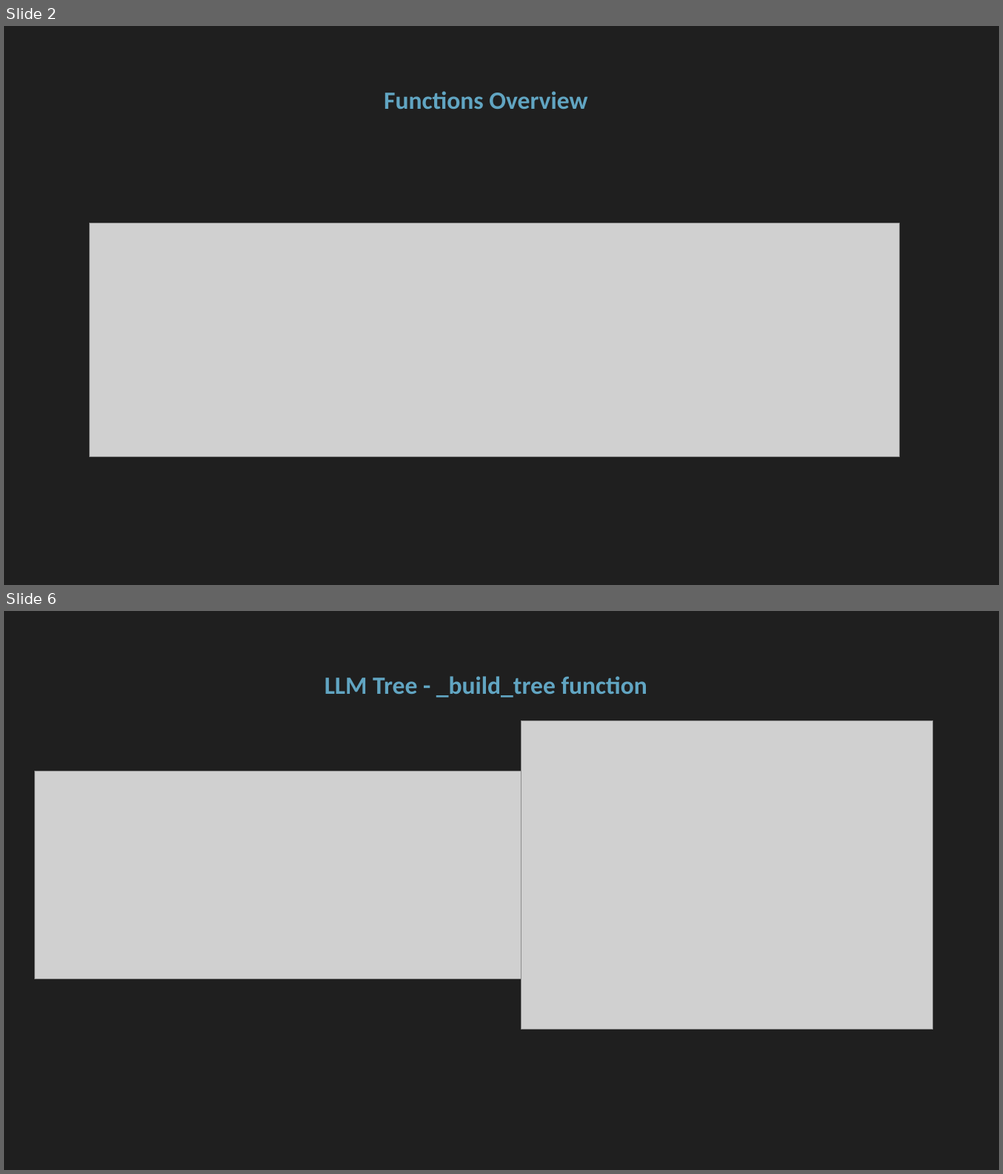
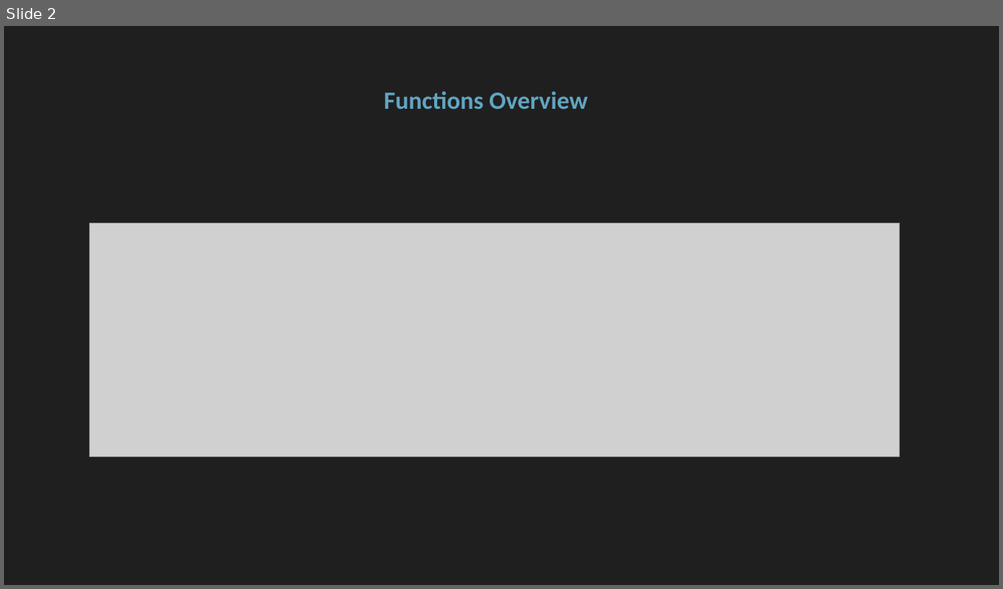
Before and after one commit to floengl/Machine-Learning, a slide deck: Exercise_3/Exercise3_slides.pptx. Shown one above the other, each under a label of ours: slides 2 and 6 before the commit, slide 2 after it; the slides between them are not shown. The pictures are 1003x1174 and 1003x589 pixels, drawn with LibreOffice and Linux fonts; fonts in the diff are those of the drawing; grey boxes stand for pictures. Boxes give left, top, right and bottom in pixels: in the first picture for what was removed or moved away, otherwise in the second. Text is boxed around its words. In the diff, an @@ line names an element or a change of style, - is before the commit and + after.

```diff
--- a/Exercise_3/Exercise3_slides.pptx
+++ b/Exercise_3/Exercise3_slides.pptx
@@ slide 6 removed at (4, 611, 999, 1170), background #1F1F1F @@
@@ title removed at (324, 676, 647, 698) @@
-LLM Tree - _build_tree function
@@ picture removed at (521, 721, 933, 1030) @@
@@ picture removed at (34, 772, 521, 980) @@
```
Also in this commit, not shown: 4 slides changed, 3 slides added, 15 other slides removed, 6 other files.
